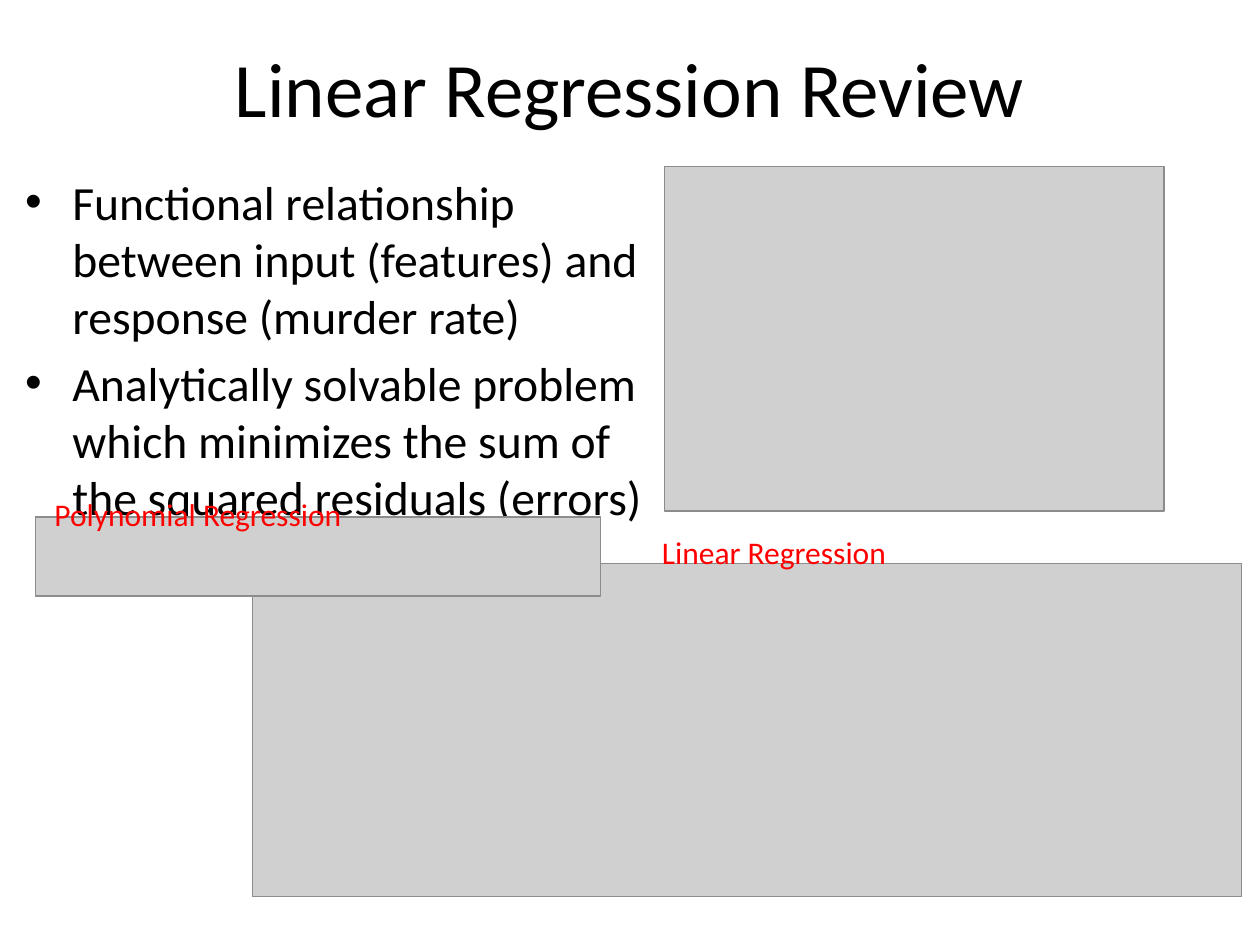
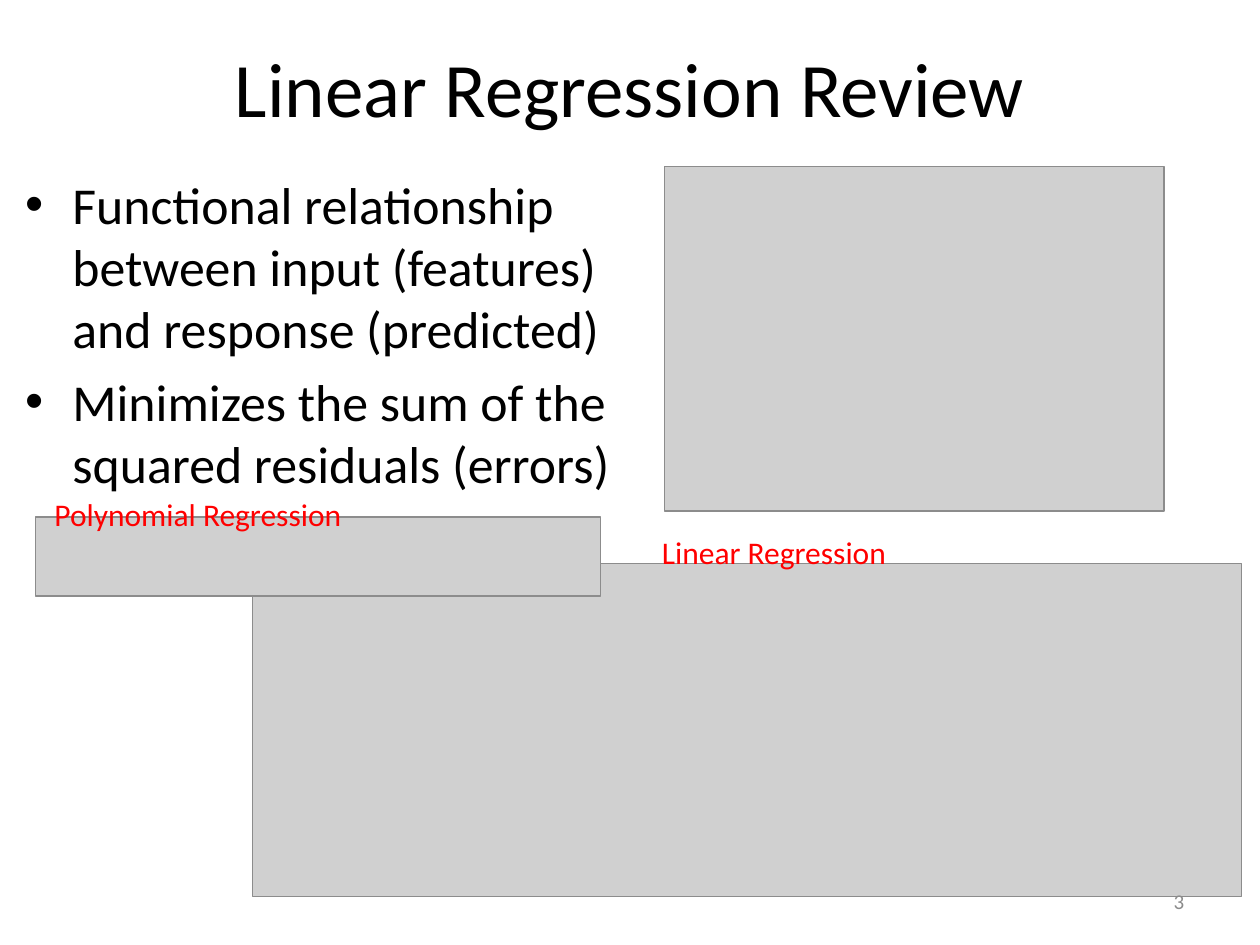
Before and after one commit to JeremyMcCormick/DAT_SF_14, a slide deck: slide 3 of myproject/Murder.pptx. Drawn at 1260x945 pixels with LibreOffice and Linux fonts; fonts in the diff are those of the drawing; grey boxes stand for pictures. Boxes give left, top, right and bottom in pixels: in the first picture for what was removed or moved away, otherwise in the second. Text is boxed around its words. In the diff, an @@ line names an element or a change of style, - is before the commit and + after.

```diff
--- a/myproject/Murder.pptx
+++ b/myproject/Murder.pptx
@@ text at (x1=72, y1=188, x2=609, y2=492): text changed; size 27.2 to 29.6 pt @@
-• Functional relationship between input (features) and response (murder rate)
-• Analytically solvable problem which minimizes the sum of the squared residuals (errors)
+• Functional relationship between input (features) and response (predicted)
+• Minimizes the sum of the squared residuals (errors)
@@ page number added at (x1=1174, y1=891, x2=1185, y2=909), 12 pt, text #8C8C8C @@
+3
```
Also in this commit, not shown: 12 other slides changed, 15 slides added, 14 slides removed, 4 other files.
